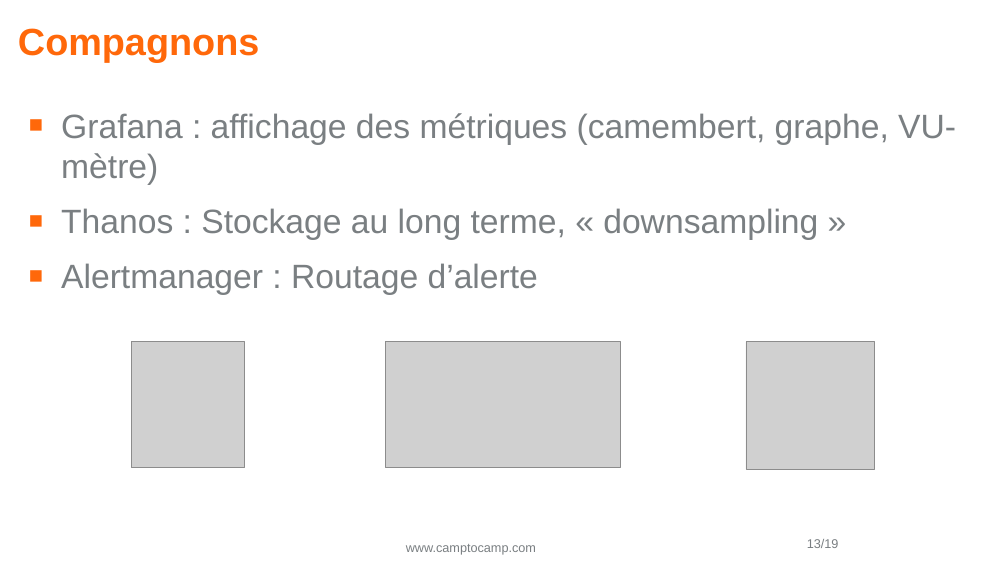
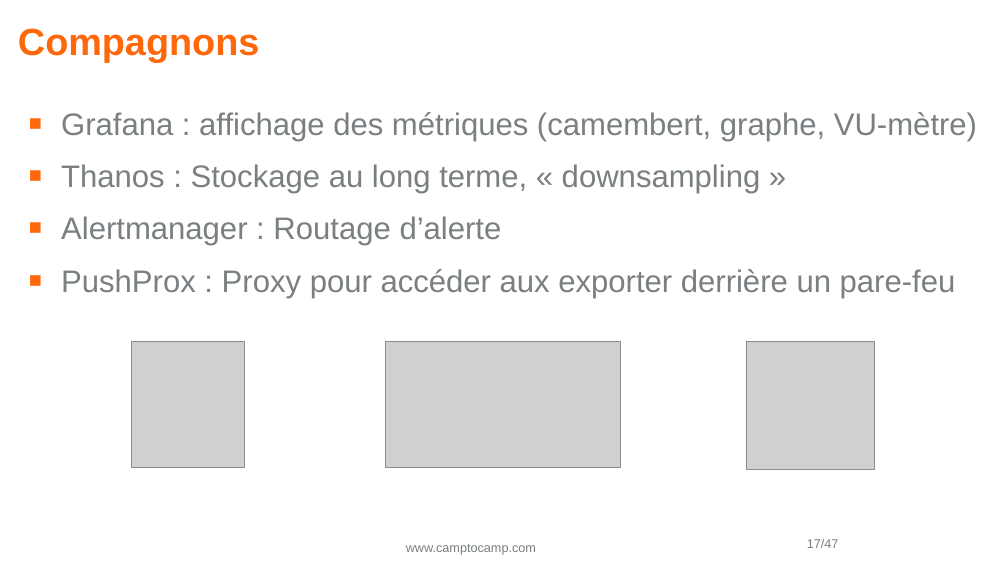
Before and after one commit to Vampouille/demo-prometheus-postgres, a slide deck: slide 17 of pgday2.odp (slide 13 before the commit). Drawn at 1008x567 pixels with LibreOffice and Linux fonts; fonts in the diff are those of the drawing; grey boxes stand for pictures; background and template pictures are left out. Boxes give left, top, right and bottom in pixels: in the first picture for what was removed or moved away, otherwise in the second. Text is boxed around its words. In the diff, an @@ line names an element or a change of style, - is before the commit and + after.

```diff
--- a/pgday2.odp
+++ b/pgday2.odp
@@ text at box(61, 112, 977, 246): size 26.5 to 24.5 pt in "Grafana : affichage des métriques (camembert, graphe, ...", "Thanos : Stockage au long terme, « ...", "Alertmanager : Routage d’alerte" @@
@@ text at box(61, 269, 956, 298): paragraph added @@
+■ PushProx : Proxy pour accéder aux exporter derrière un pare-feu
@@ page number at box(807, 539, 839, 548): text changed @@
-13/19
+17/47
```
Also in this commit, not shown: 5 other slides changed, 29 slides added, 1 slide removed, 2 other files.
